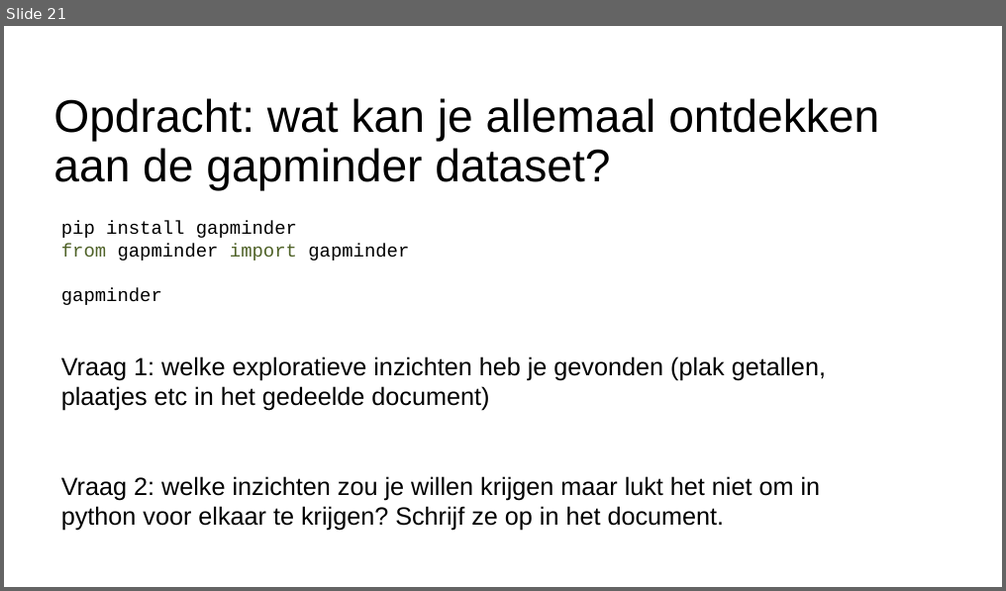
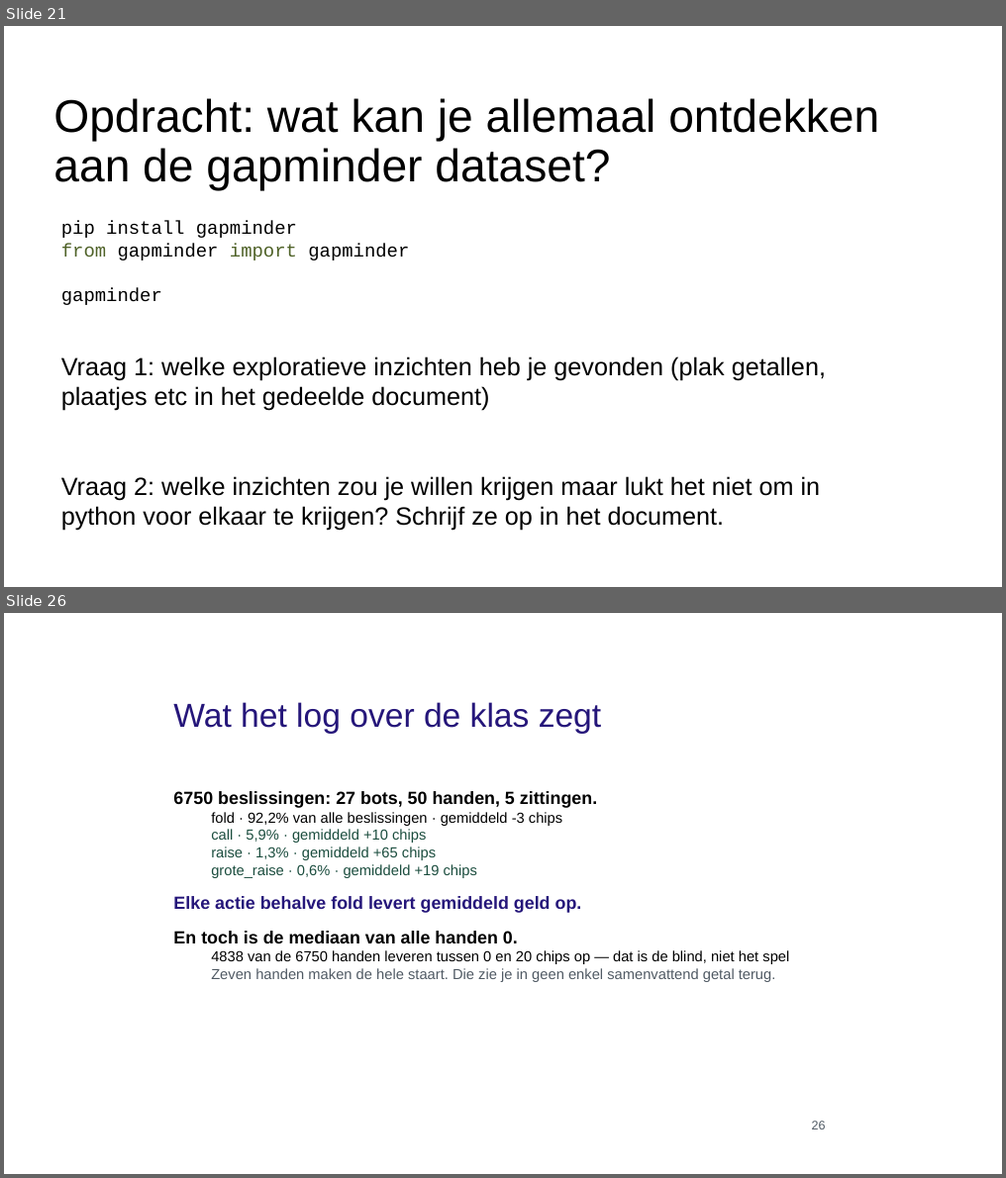
Before and after one commit to finturion/poker-analytics-challenge, a slide deck: powerpoints/hoorcollege/03_Exploring_Manipulating_Data_aangevuld.pptx. Shown one above the other, each under a label of ours: slide 21 before the commit, slides 21 and 26 after it; the slides between them are not shown. The pictures are 1006x591 and 1006x1178 pixels, drawn with LibreOffice and Linux fonts; fonts in the diff are those of the drawing; background and template pictures are left out. Boxes give left, top, right and bottom in pixels: in the first picture for what was removed or moved away, otherwise in the second. Text is boxed around its words. In the diff, an @@ line names an element or a change of style, - is before the commit and + after.

```diff
--- a/powerpoints/hoorcollege/03_Exploring_Manipulating_Data_aangevuld.pptx
+++ b/powerpoints/hoorcollege/03_Exploring_Manipulating_Data_aangevuld.pptx
@@ slide 26 added at <box>4,613,1002,1174</box>, background picture (left out) @@
@@ text added at <box>173,702,601,734</box>, 32 pt, text #25167A @@
+Wat het log over de klas zegt
@@ text added at <box>173,791,789,982</box>, 14 pt, text #000000 @@
+6750 beslissingen: 27 bots, 50 handen, 5 zittingen.
+  fold · 92,2% van alle beslissingen · gemiddeld -3 chips
+  call · 5,9% · gemiddeld +10 chips
+  raise · 1,3% · gemiddeld +65 chips
+  grote_raise · 0,6% · gemiddeld +19 chips
+Elke actie behalve fold levert gemiddeld geld op.
+En toch is de mediaan van alle handen 0.
+  4838 van de 6750 handen leveren tussen 0 en 20 chips op — dat is de blind, niet het spel
+  Zeven handen maken de hele staart. Die zie je in geen enkel samenvattend getal terug.
@@ text added at <box>812,1121,826,1130</box>, 12 pt, text #505A64 @@
+26
```
Also in this commit, not shown: 8 slides changed, 1 other slide added, 1 other file.
